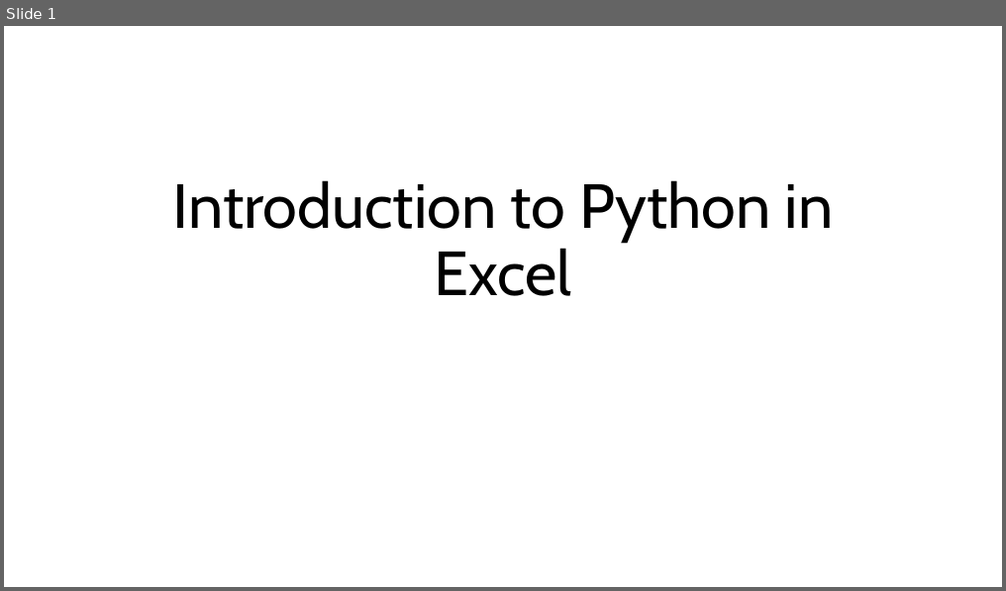
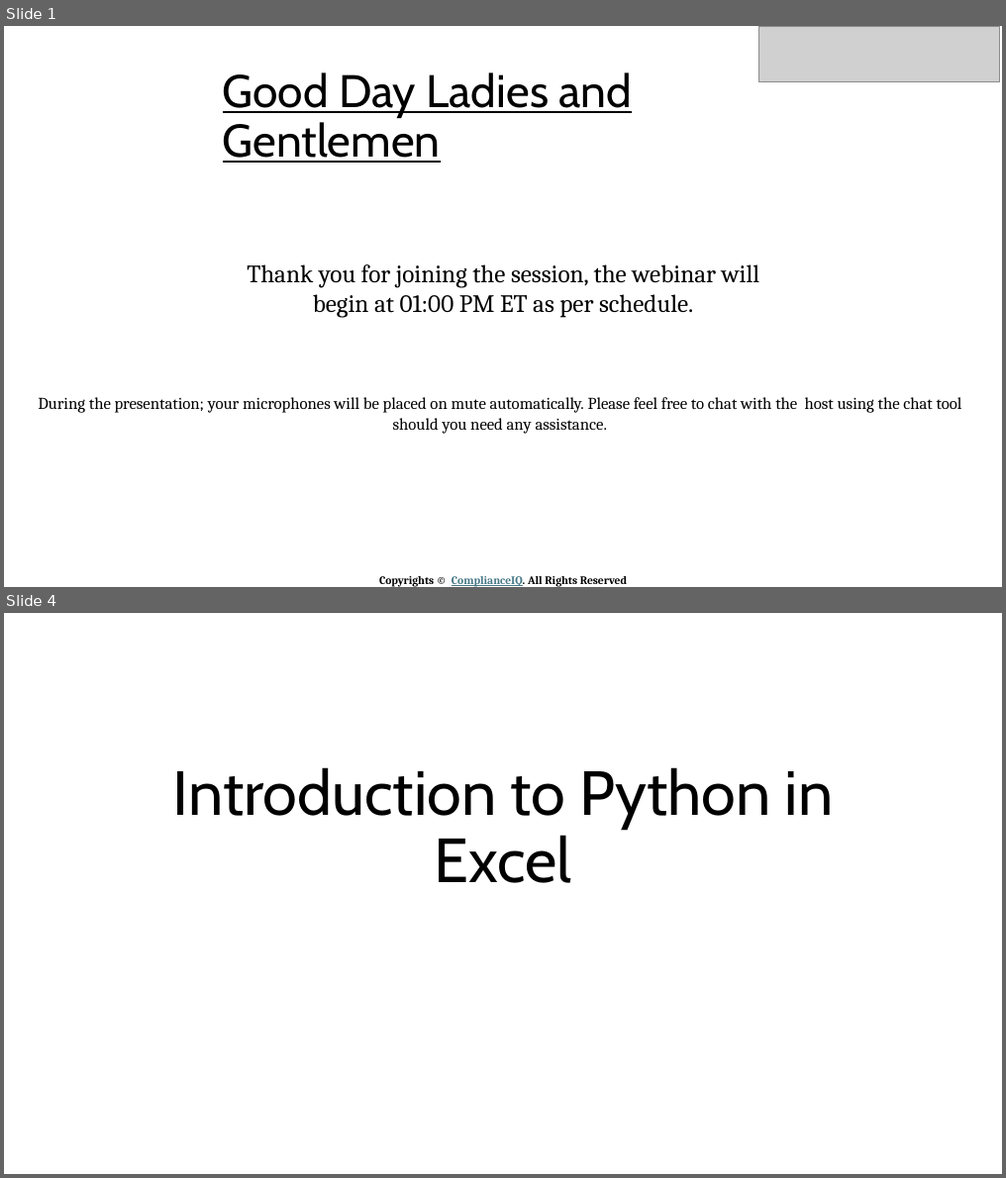
Before and after one commit to stringfestdata/complianceiq-into-python-for-excel, a slide deck: Introduction to Python in Excel.pptx. Shown one above the other, each under a label of ours: slide 1 before the commit, slides 1 and 4 after it; the slides between them are not shown. The pictures are 1006x591 and 1006x1178 pixels, drawn with LibreOffice and Linux fonts; fonts in the diff are those of the drawing; grey boxes stand for pictures. Boxes give left, top, right and bottom in pixels: in the first picture for what was removed or moved away, otherwise in the second. Text is boxed around its words. In the diff, an @@ line names an element or a change of style, - is before the commit and + after.

```diff
--- a/Introduction to Python in Excel.pptx
+++ b/Introduction to Python in Excel.pptx
@@ slide 1 added at box(4, 26, 1002, 587), background #FFFFFF @@
@@ picture added at box(758, 26, 1000, 82) @@
@@ title added at box(223, 73, 633, 163), 44 pt, text #000000, underline @@
+Good Day Ladies and Gentlemen
@@ text added at box(247, 265, 760, 318), 24 pt, text #000000 @@
+Thank you for joining the session, the webinar will begin at 01:00 PM ET as per schedule.
@@ text added at box(38, 397, 962, 434), 16 pt, text #000000 @@
+During the presentation; your microphones will be placed on mute automatically. Please feel free to chat with the host using the chat tool should you need any assistance.
@@ text added at box(379, 576, 627, 587), 11 pt, text #000000, bold @@
+Copyrights © ComplianceIQ. All Rights Reserved
@@ what was slide 1 is now slide 4 @@
```
Also in this commit, not shown: 4 other slides added, 2 slides removed.
